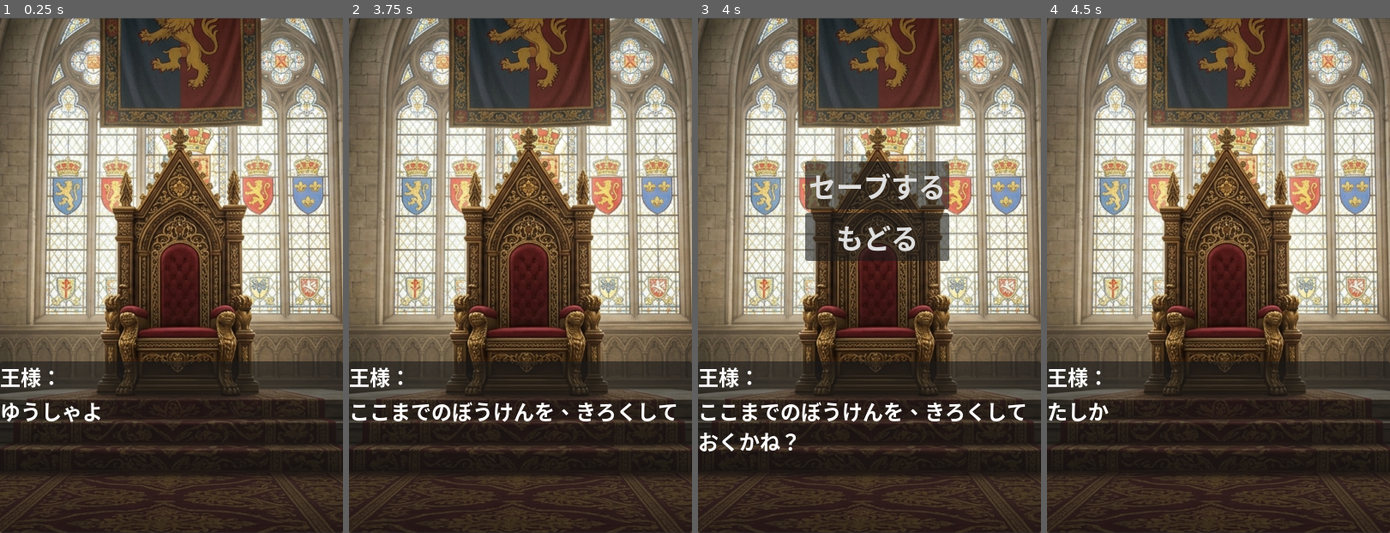
Above: before the commit, frames 1-4 (left to right).
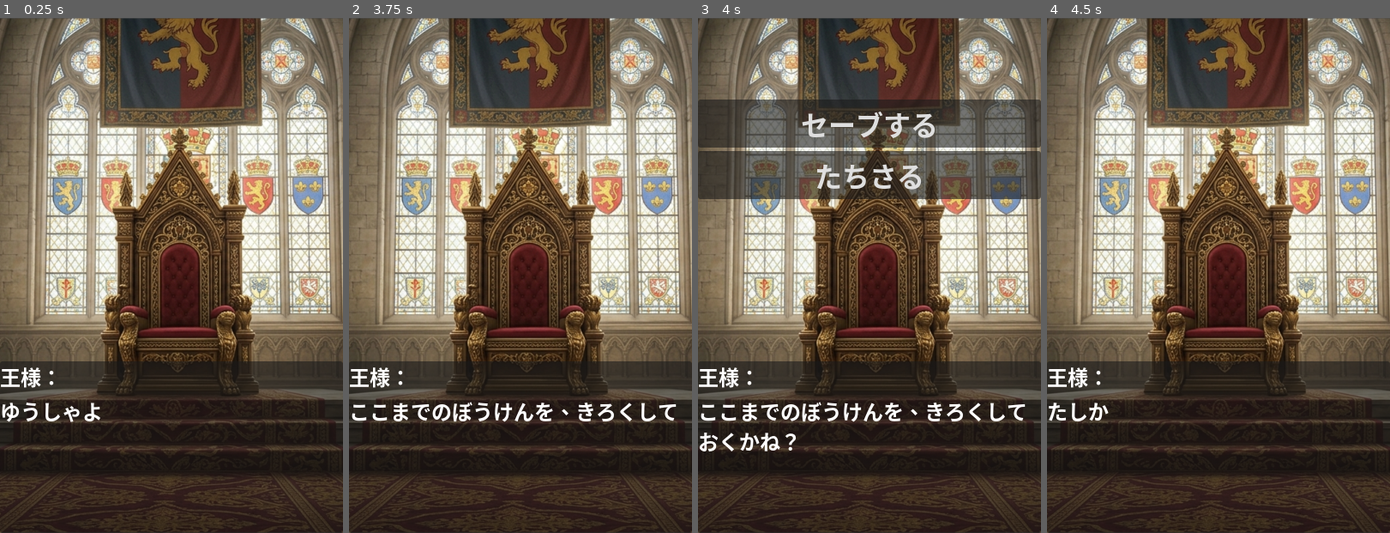
Above: after the commit, the same moments.

Repository: allgorilla/jutegame
Game: Godot game, scene res://scenes/CastleScene.tscn
Two runs of this game, one before a commit and one after it. Both use one fixed random seed, a clock stepped at 60 frames per second and the inputs below. This scene is started directly instead of the project's main scene.
Inputs (mouse positions are in pixels of both pictures, inside the frame that each line leads up to):
- Up to frame 1 (0.25 s): no input
- Up to frame 2 (3.75 s): move the mouse to (595, 249) at 0.52 s; click (595, 249) at 0.67 s; move the mouse to (451, 301) at 1.27 s; click (451, 301) at 1.42 s; tap Enter at 2 s; move the mouse to (554, 162) at 2.02 s; click (554, 162) at 2.17 s; move the mouse to (503, 378) at 2.77 s; click (503, 378) at 2.92 s; move the mouse to (623, 352) at 3.52 s; click (623, 352) at 3.67 s
- Up to frame 3 (4 s): no input
- Up to frame 4 (4.5 s): click "セーブする" at 4.25 s

Frames 1-2 are identical in both runs. In frame 3, 20% of the frame differs, in the area x 0-100%, y 15-48%; in frame 4, nothing differs.

Commit message:
王城シーンのコマンドデザインを統一。

Diff:
--- a/scenes/CastleScene.tscn
+++ b/scenes/CastleScene.tscn
@@ -26,29 +26,26 @@
 
 [node name="CanvasLayer" type="CanvasLayer" parent="." unique_id=797868029]
 
-[node name="CommandWindow" type="NinePatchRect" parent="CanvasLayer" unique_id=1452120986]
-offset_left = 111.0
-offset_top = 153.0
-offset_right = 308.0
-offset_bottom = 283.0
-mouse_filter = 1
+[node name="CommandWindow" type="NinePatchRect" parent="CanvasLayer" unique_id=982167679]
+offset_top = 215.0
+offset_right = 400.0
+offset_bottom = 215.0
 
-[node name="VBoxContainer" type="VBoxContainer" parent="CanvasLayer/CommandWindow" unique_id=440093212]
+[node name="SaveButton" type="Button" parent="CanvasLayer/CommandWindow" unique_id=567428988]
 layout_mode = 0
-offset_left = 14.0
-offset_top = 14.0
-offset_right = 182.0
-offset_bottom = 138.0
-
-[node name="SaveButton" type="Button" parent="CanvasLayer/CommandWindow/VBoxContainer" unique_id=606045568]
-layout_mode = 2
+offset_top = -120.0
+offset_right = 400.0
+offset_bottom = -64.0
 theme_override_font_sizes/font_size = 32
 text = "セーブする"
 
-[node name="BackButton" type="Button" parent="CanvasLayer/CommandWindow/VBoxContainer" unique_id=1231394986]
-layout_mode = 2
+[node name="BackButton" type="Button" parent="CanvasLayer/CommandWindow" unique_id=1322949527]
+layout_mode = 0
+offset_top = -60.0
+offset_right = 400.0
+offset_bottom = -4.0
 theme_override_font_sizes/font_size = 32
-text = "もどる"
+text = "たちさる"
 
 [node name="Panel" type="Panel" parent="CanvasLayer" unique_id=1084310170]
 anchors_preset = 15
@@ -97,5 +94,5 @@
 
 [node name="AnimationPlayer" type="AnimationPlayer" parent="CanvasLayer/Panel/NextGuide" unique_id=1715075077]
 
-[connection signal="pressed" from="CanvasLayer/CommandWindow/VBoxContainer/SaveButton" to="." method="_on_save_button_pressed"]
-[connection signal="pressed" from="CanvasLayer/CommandWindow/VBoxContainer/BackButton" to="." method="_on_back_button_pressed"]
+[connection signal="pressed" from="CanvasLayer/CommandWindow/SaveButton" to="." method="_on_save_button_pressed"]
+[connection signal="pressed" from="CanvasLayer/CommandWindow/BackButton" to="." method="_on_back_button_pressed"]
